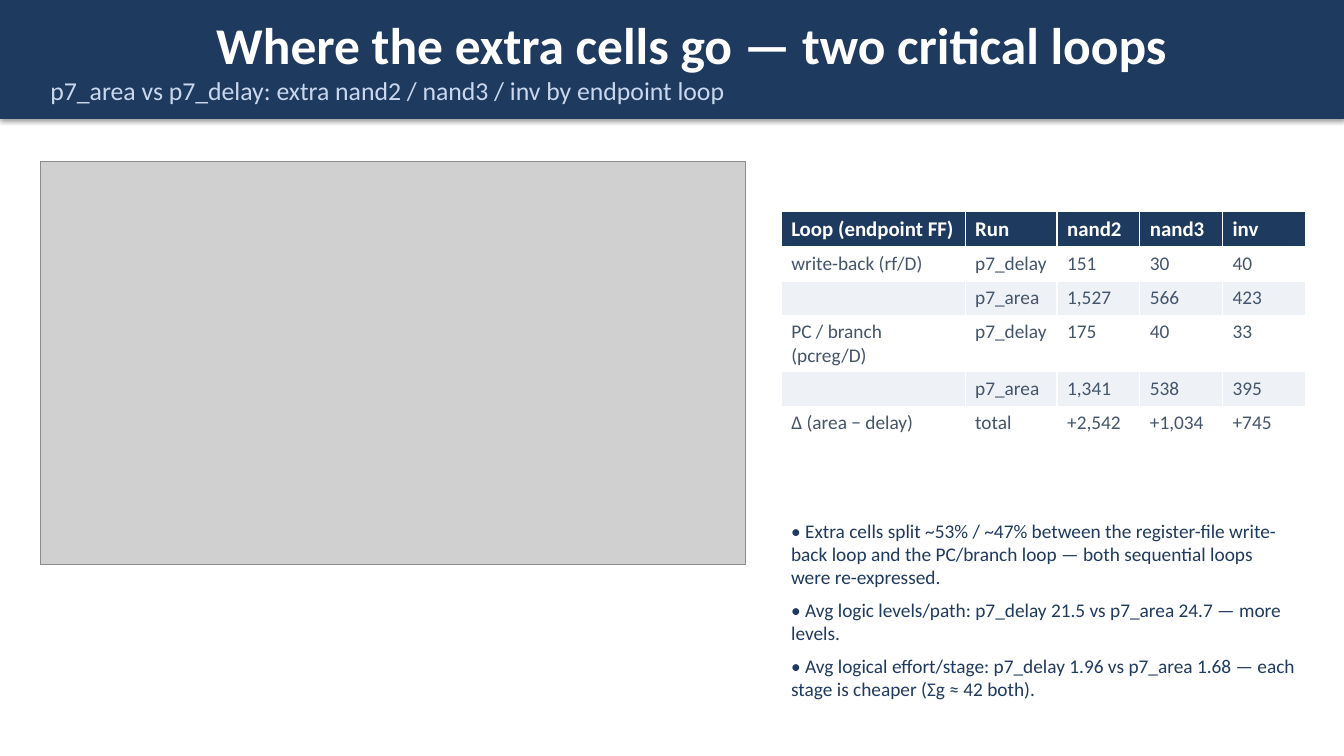
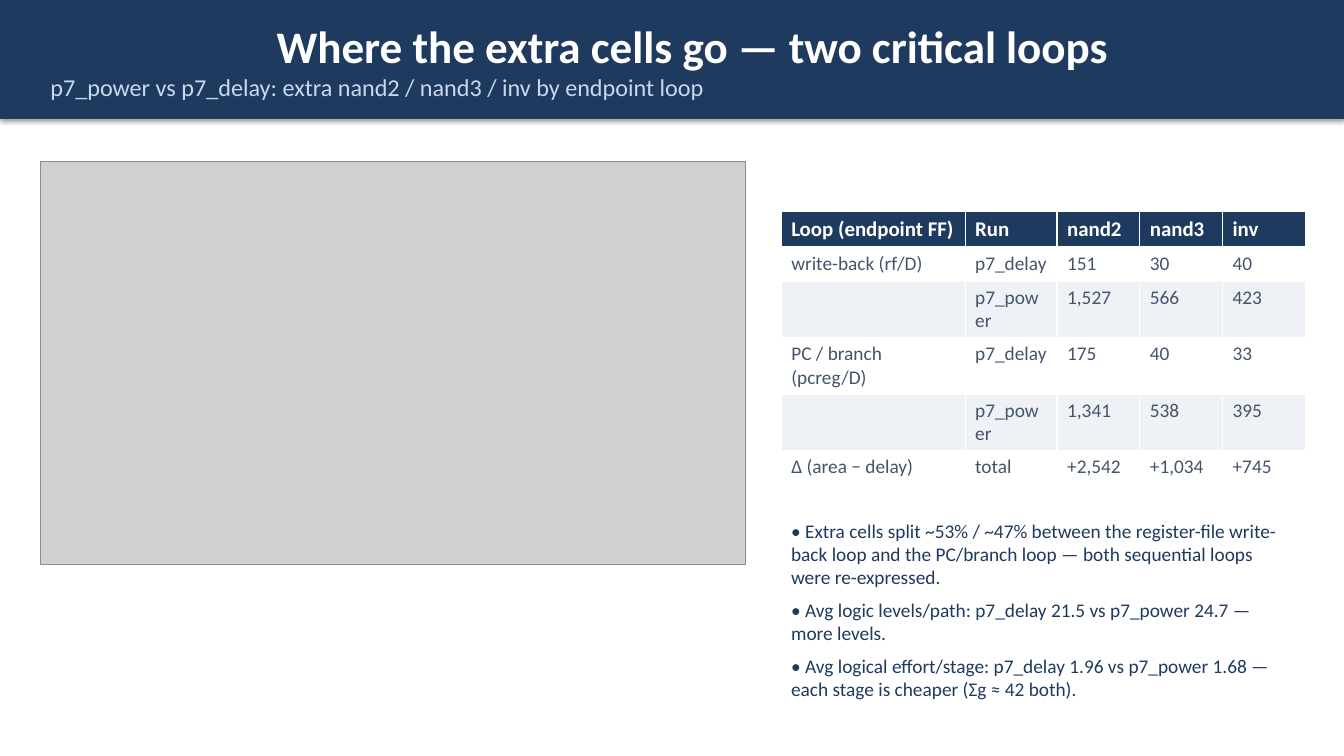
Before and after one commit to wuhannus/lunarch, a slide deck: slide 14 of flow/LUNARCH_AI_Driven_Chip_Design.pptx (slide 13 before the commit). Drawn at 1344x756 pixels with LibreOffice and Linux fonts; fonts in the diff are those of the drawing; grey boxes stand for pictures. Boxes give left, top, right and bottom in pixels: in the first picture for what was removed or moved away, otherwise in the second. Text is boxed around its words. In the diff, an @@ line names an element or a change of style, - is before the commit and + after.

```diff
--- a/flow/LUNARCH_AI_Driven_Chip_Design.pptx
+++ b/flow/LUNARCH_AI_Driven_Chip_Design.pptx
@@ text in rectangle at bbox=[277, 31, 1107, 71]: size 36.8 to 32.2 pt in "Where the extra cells go — two ..." @@
@@ text in rectangle at bbox=[50, 79, 704, 100]: text changed; size 18.4 to 17.2 pt @@
-p7_area vs p7_delay: extra nand2 / nand3 / inv by endpoint loop
+p7_power vs p7_delay: extra nand2 / nand3 / inv by endpoint loop
@@ table at bbox=[781, 212, 1305, 480] @@
-row 3, column 2: p7_area
+row 3, column 2: p7_power
-row 5, column 2: p7_area
+row 5, column 2: p7_power
@@ text at bbox=[791, 603, 1247, 700]: text changed @@
-• Avg logic levels/path: p7_delay 21.5 vs p7_area 24.7 — more levels.
-• Avg logical effort/stage: p7_delay 1.96 vs p7_area 1.68 — each stage is cheaper (Σg ≈ 42 both).
+• Avg logic levels/path: p7_delay 21.5 vs p7_power 24.7 — more levels.
+• Avg logical effort/stage: p7_delay 1.96 vs p7_power 1.68 — each stage is cheaper (Σg ≈ 42 both).
```
Also in this commit, not shown: 18 other slides changed, 1 slide added, 7 other files.
